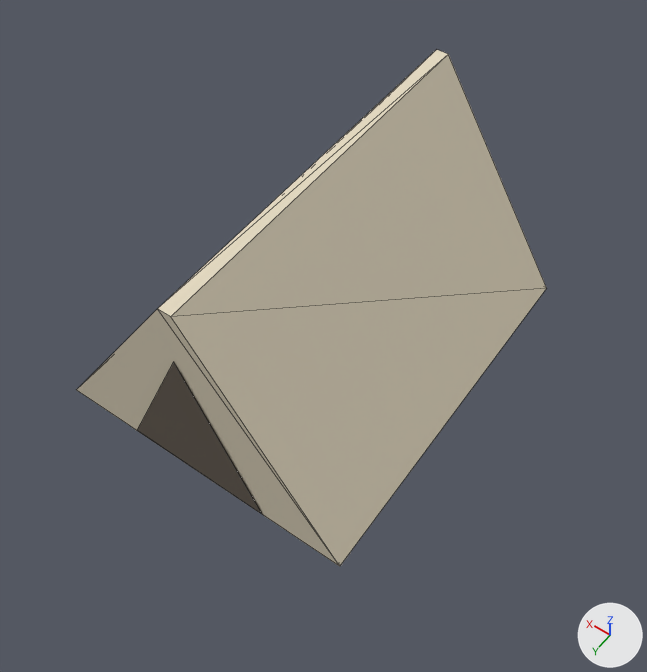
The glTF model apps/wander/public/assets/tent.glb: old version first, new version second.
Both versions are drawn from a 50 mm lens placed at (-2.73, 3.8, 6.0), pointed at (-0.29, 0.38, 0.62). Lighting does not change. The marker at lower right points along +X, +Y and +Z. The picture after the commit comes second. Mesh edges are drawn as thin lines. Vertices at exactly the same position are counted once.

Objects in the first picture: 'tent'.
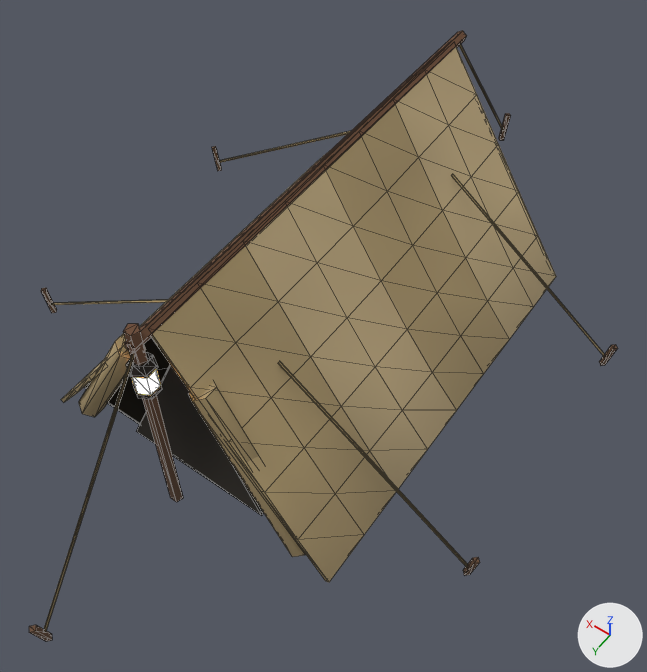
Location of each change, [x1, y1, x2, y2] in pixels of the pictures (647 x 672 px):
'tent', reshaped, recoloured (26% wider, 18% taller)
    before: [77, 50, 546, 566]
    after: [29, 30, 618, 641]
part 1 of me_tent_opening, added
    after: [85, 338, 170, 425]
part 2 of me_tent_opening, added
    after: [124, 30, 467, 353]
part 3 of me_tent_opening, added (brown)
    after: [123, 324, 183, 502]
part 4 of me_tent_opening, added
    after: [126, 352, 158, 378]
part 5 of me_tent_opening, added
    after: [133, 383, 162, 399]
part 6 of me_tent_opening, added
    after: [132, 369, 161, 395]
part 7 of me_tent_opening, rebuilt (mostly hidden afterwards)
    before: [77, 50, 546, 566]
    after: [61, 153, 327, 402]
part 8 of me_tent_opening, rebuilt
    before: [137, 362, 263, 515]
    after: [136, 364, 263, 516]
part 9 of me_tent_opening, added (brown)
    after: [29, 44, 618, 641]

What changed in the scene script:
```text
Add mat_lantern:
    mat_lantern = bpy.data.materials.new('lantern')
    # nodes: BsdfPrincipled, Mix, OutputMaterial, VertexColor
    # colours: orange #ffc27a, beige #ffd9a0, mixed with the vertex colours
Add mat_wander:
    mat_wander = bpy.data.materials.new('wander')
    mat_wander.use_nodes = True; mat_wander.node_tree.nodes.clear()
    _N = mat_wander.node_tree.nodes; _L = mat_wander.node_tree.links
    n0 = _N.new('ShaderNodeBsdfPrincipled'); n0.name = 'Principled BSDF'
    n0.inputs[2].default_value = 0.92  # 'Roughness'
    n1 = _N.new('ShaderNodeOutputMaterial'); n1.name = 'Material Output'
    n2 = _N.new('ShaderNodeVertexColor'); n2.name = 'Color Attribute'
    _L.new(n0.outputs[0], n1.inputs[0])  # 'BSDF' to 'Surface'
    _L.new(n2.outputs[0], n0.inputs[0])  # 'Color' to 'Base Color'
Change me_tent_opening:
    used by ob_tent; location = (0.0, 0.0, 0.0)
    remove me_tent_opening.from_pydata(...)  # 11 vertices, 13 faces; spans x -1.3..1.3, y -1.6..1.61, z 0.0..1.9
    remove me_tent_opening.materials.append(mat_tent_dark)  # brown #695f53
    remove me_tent_opening.materials.append(mat_tent_canvas)  # pale yellow #e6dbc2
    add me_tent_opening.from_pydata(...)  # 412 vertices, 728 faces; spans x -2.12..2.12, y -3.23..3.23, z -0.01..2.0
    me_tent_opening part 1: a new loose piece, a box spanning x -1.25..1.25, y -1.55..1.55, z 0.005..0.035, in mat_wander
    me_tent_opening part 2: a new loose piece, a 5-sided cylinder along y spanning x -0.043..0.043, y -1.9..1.9, z 1.844..1.925, in mat_wander
    me_tent_opening part 3: a new loose piece, a 5-sided cylinder along z spanning x -0.048..0.048, y 1.8..1.89, z 0.0..2.0, in mat_wander
    me_tent_opening part 4: a new loose piece, a 6-sided cut cone along z (radius 0.1 at the low end, 0.06 at the high end) spanning x -0.087..0.087, y 1.75..1.95, z 1.645..1.715, in mat_wander
    me_tent_opening part 5: a new loose piece, a 6-sided cylinder along z spanning x -0.078..0.078, y 1.76..1.94, z 1.41..1.45, in mat_wander
    me_tent_opening part 6: a new loose piece, a 6-sided cylinder along z spanning x -0.07..0.07, y 1.76..1.94, z 1.45..1.65, in mat_lantern
    me_tent_opening part 7: the loose piece of 8 vertices spanning x -1.3..1.3, y -1.6..1.6, z 0.0..1.9 is rebuilt with 108 vertices and now spans x -0.01..1.31, y -1.75..1.75, z 0.01..1.91, in mat_wander
    me_tent_opening part 8: the loose piece of 3 vertices spanning x -0.62..0.62, y 1.61, z 0.03..1.42 is rebuilt with 6 vertices and now spans x -0.62..0.62, y 1.6..1.62, z 0.03..1.44, in mat_wander
    me_tent_opening part 9: 234 vertices added at x -2.12..2.12, y -3.23..3.23, z -0.01..1.91
    add me_tent_opening.materials.append(mat_wander)
    add me_tent_opening.materials.append(mat_lantern)
```
